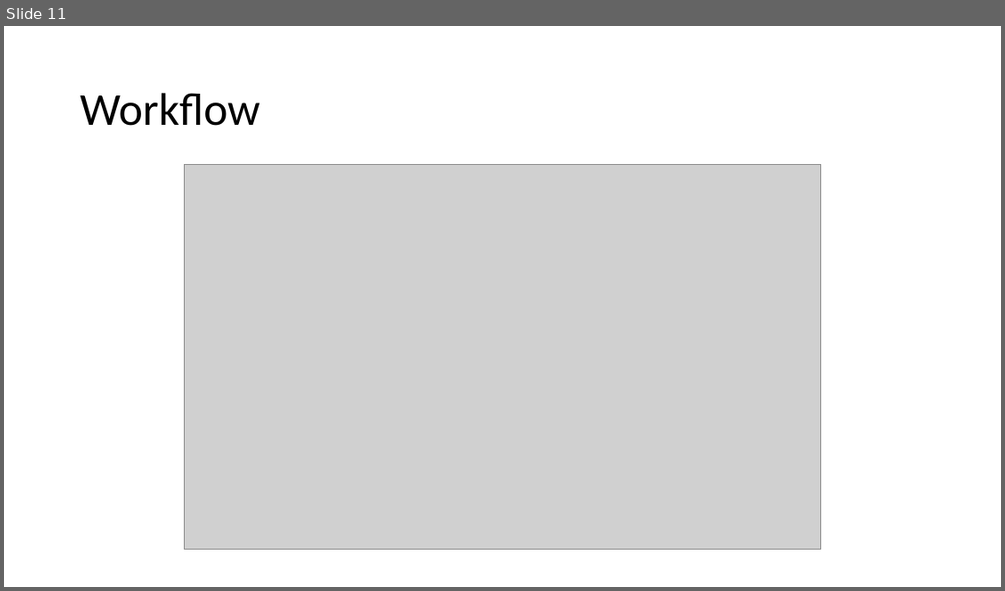
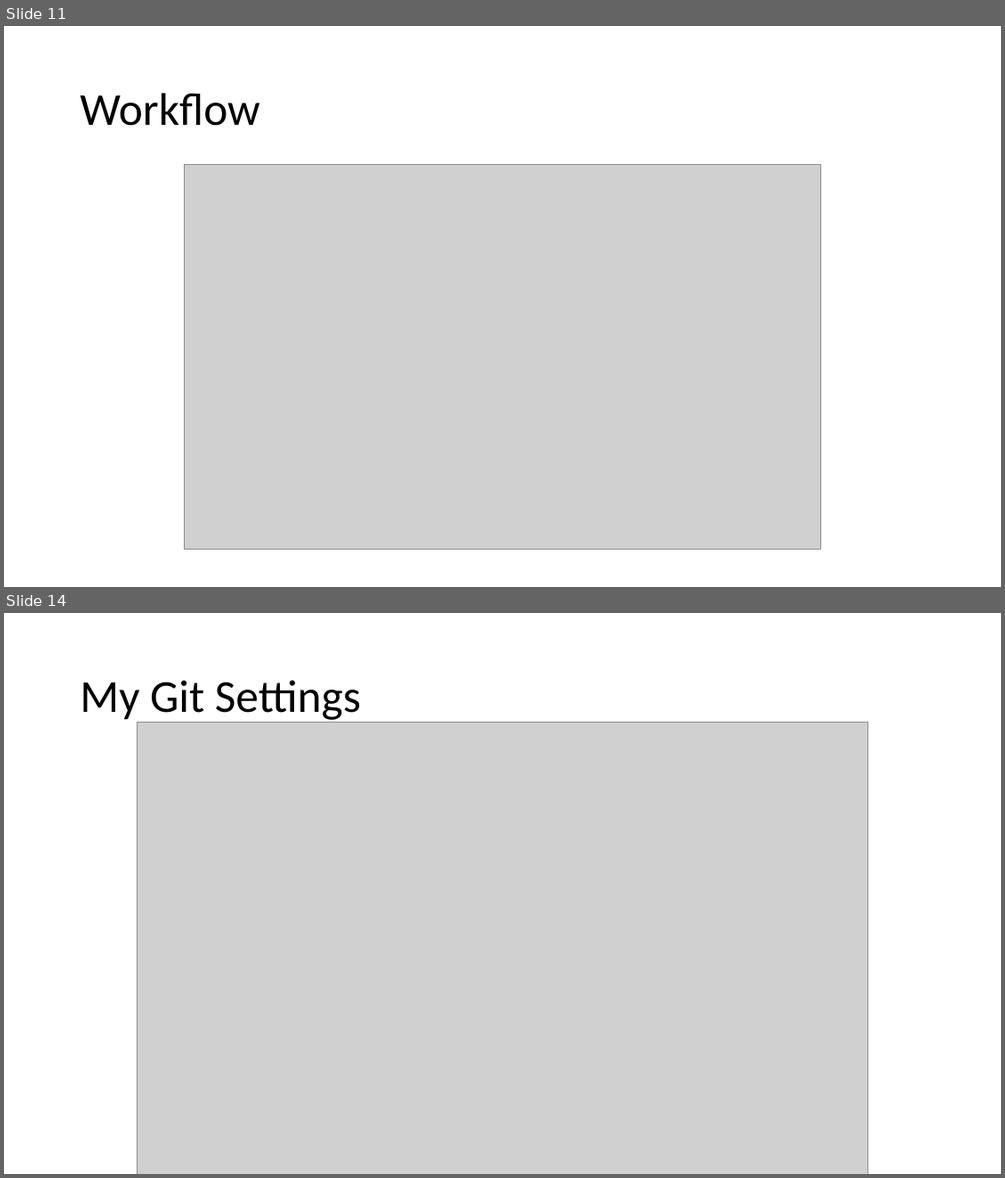
Before and after one commit to maxxb77/EBGN632_2019, a slide deck: ClassSlides/Course2.pptx. Shown one above the other, each under a label of ours: slide 11 before the commit, slides 11 and 14 after it; the slides between them are not shown. The pictures are 1005x591 and 1005x1178 pixels, drawn with LibreOffice and Linux fonts; fonts in the diff are those of the drawing; grey boxes stand for pictures. Boxes give left, top, right and bottom in pixels: in the first picture for what was removed or moved away, otherwise in the second. Text is boxed around its words. In the diff, an @@ line names an element or a change of style, - is before the commit and + after.

```diff
--- a/ClassSlides/Course2.pptx
+++ b/ClassSlides/Course2.pptx
@@ slide 14 added at (4, 613, 1001, 1174), background #FFFFFF @@
@@ title added at (80, 680, 361, 722), 44 pt, text #000000 @@
+My Git Settings
@@ picture added at (138, 722, 868, 1174) @@
```
Also in this commit, not shown: 4 other slides added, 1 slide removed.
